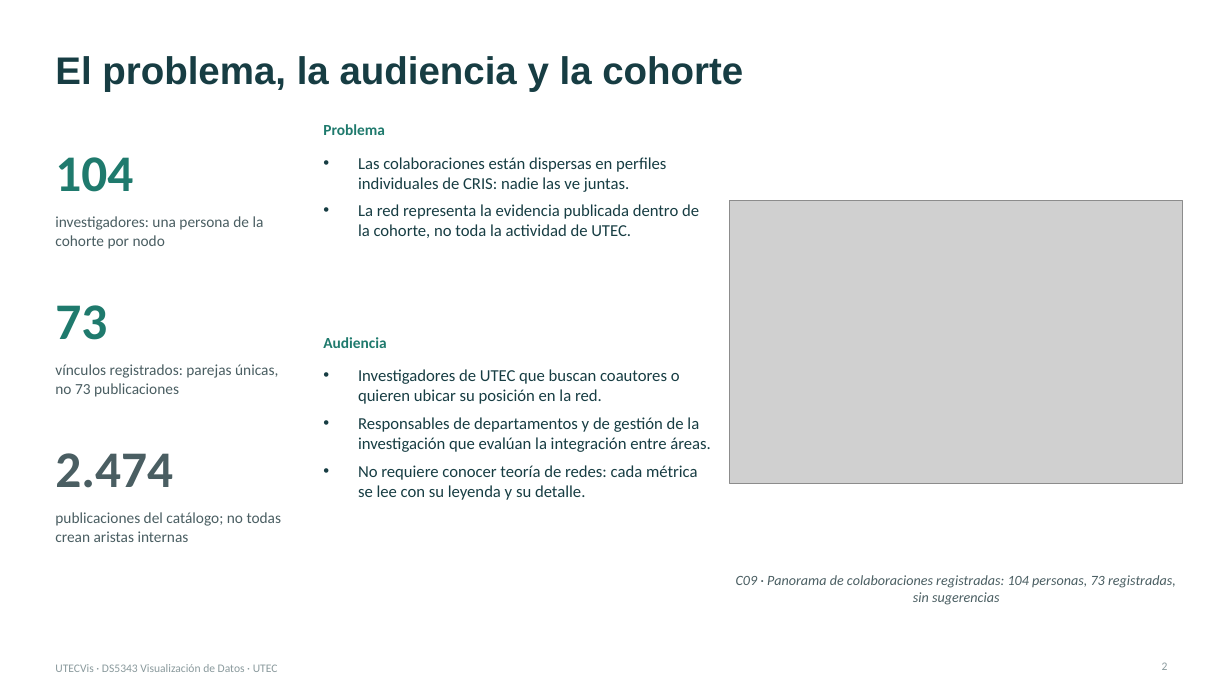
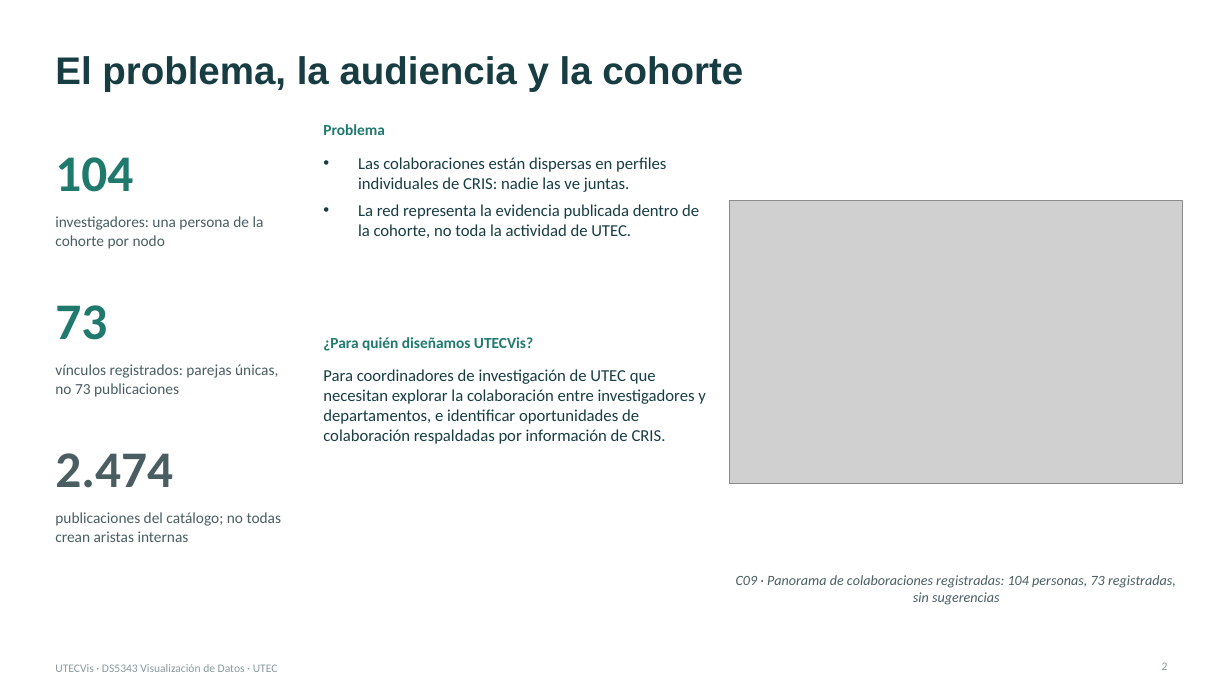
Before and after one commit to stewartmb/utecvis, a slide deck: slide 2 of presentacion/UTECVis-presentacion.pptx. Drawn at 1232x693 pixels with LibreOffice and Linux fonts; fonts in the diff are those of the drawing; grey boxes stand for pictures. Boxes give left, top, right and bottom in pixels: in the first picture for what was removed or moved away, otherwise in the second. Text is boxed around its words. In the diff, an @@ line names an element or a change of style, - is before the commit and + after.

Commit message:
Definir la audiencia de UTECVis en la presentación
La lámina 2 responde para quién diseñamos UTECVis: coordinadores de
investigación de UTEC que exploran la colaboración entre investigadores y
departamentos e identifican oportunidades respaldadas por CRIS. Se
regeneran el PPTX y el PDF.

```diff
--- a/presentacion/UTECVis-presentacion.pptx
+++ b/presentacion/UTECVis-presentacion.pptx
@@ text at (323,337,533,351): text changed @@
-Audiencia
+¿Para quién diseñamos UTECVis?
@@ text at (323,369,706,444): text changed @@
-• Investigadores de UTEC que buscan coautores o quieren ubicar su posición en la red.
-• Responsables de departamentos y de gestión de la investigación que evalúan la integración entre áreas.
-• No requiere conocer teoría de redes: cada métrica se lee con su leyenda y su detalle.
+Para coordinadores de investigación de UTEC que necesitan explorar la colaboración entre investigadores y departamentos, e identificar oportunidades de colaboración respaldadas por información de CRIS.
```
Also in this commit, not shown: 2 other files.
